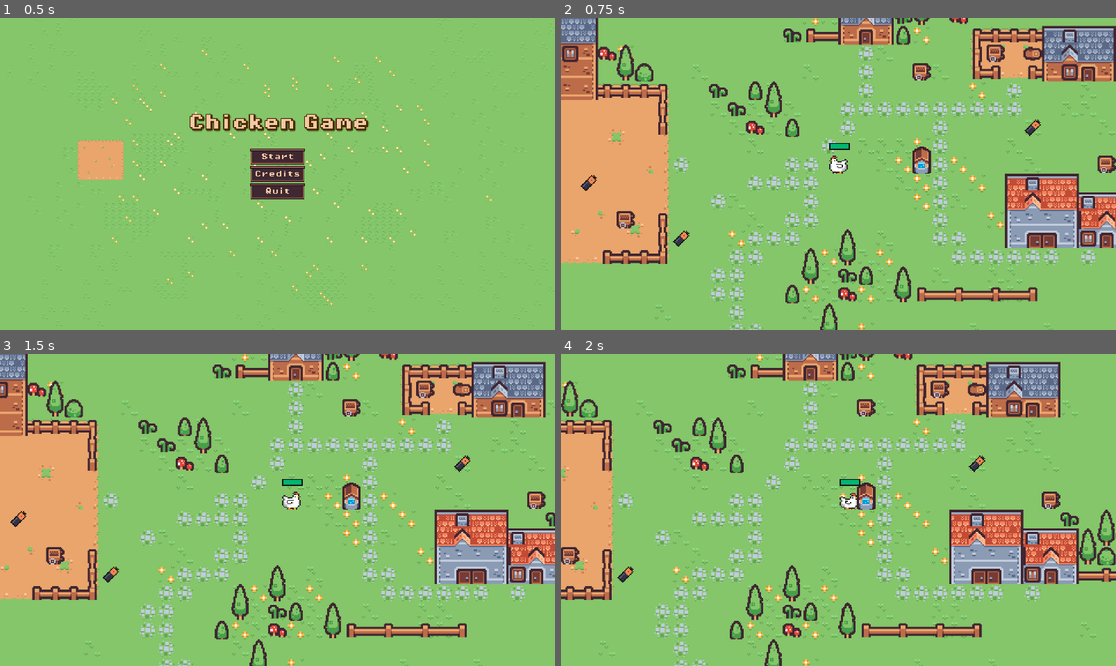
Above: before the commit, frames 1-4 (two rows, left to right).
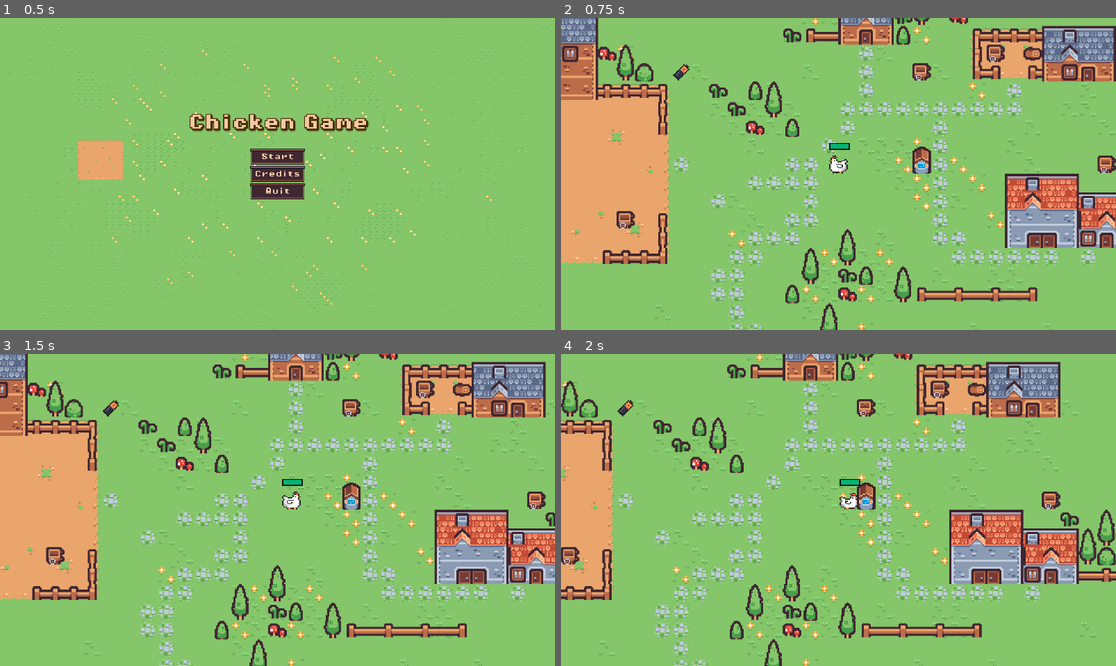
Above: after the commit, the same moments.

Repository: abeyahc/chicken-game
Game: Godot game, scene res://Scenes/menu.tscn
Same seed, same stepped clock (60 frames per second), same inputs: the game is played once before the commit and once after it.
Inputs:
- Up to frame 1 (0.5 s): no input
- Up to frame 2 (0.75 s): click "Credits" at 0.5 s
- Up to frame 3 (1.5 s): hold Right (move_right) from 1.28 s (still down)
- Up to frame 4 (2 s): keep holding Right (move_right)

Frame 1 is identical in both runs. In frame 2, 0.3% of the frame differs, in the area x 3-87%, y 14-74%; in frame 3, 0.3%; in frame 4, 0.2%.

Commit message:
Dead Menu

Diff:
--- a/chicken game/Scenes/death.gd
+++ b/chicken game/Scenes/death.gd
@@ -1,7 +1,22 @@
 extends Control
 
-func _ready():
-	visible = false
+@onready var game = $"../.."
+
+var player_health = 1
+var is_paused: bool = false
+
+func _ready() -> void:
+	is_paused = false
+	visible = is_paused
+
+func set_health(value):
+	player_health = value
+	if player_health <= 0:
+		is_paused = true
+		visible = is_paused
+
+func _unhandled_input(event: InputEvent) -> void:
+	pass  # We don't handle input directly here, as pause state is tied to player_health
 
 func _on_retry_pressed():
 	get_tree().change_scene_to_file("res://Scenes/game.tscn")
--- a/chicken game/Scenes/fox.tscn
+++ b/chicken game/Scenes/fox.tscn
@@ -234,7 +234,6 @@
 [node name="Guidance" type="Node2D" parent="."]
 
 [node name="NavigationAgent2D" type="NavigationAgent2D" parent="Guidance"]
-debug_enabled = true
 
 [node name="Update" type="Timer" parent="Guidance"]
 wait_time = 0.1
--- a/chicken game/Scenes/game.tscn
+++ b/chicken game/Scenes/game.tscn
@@ -1,12 +1,11 @@
-[gd_scene load_steps=18 format=3 uid="uid://ck083i0401a34"]
+[gd_scene load_steps=17 format=3 uid="uid://ck083i0401a34"]
 
 [ext_resource type="Script" path="res://Scripts/game.gd" id="1_ap0as"]
 [ext_resource type="Texture2D" uid="uid://b3qvmfgqjo21v" path="res://Assets/kenney_tiny-town/Tilemap/tilemap_packed.png" id="1_fgo44"]
 [ext_resource type="PackedScene" uid="uid://s7vn38e4oo1o" path="res://Scenes/pause_menu.tscn" id="2_hv1c6"]
 [ext_resource type="PackedScene" uid="uid://ikdluvf2mpq3" path="res://Scenes/player.tscn" id="2_q8hlc"]
 [ext_resource type="Script" path="res://Scripts/collisions.gd" id="3_wyegx"]
-[ext_resource type="PackedScene" uid="uid://cs2u4y8erat1" path="res://Scenes/fox.tscn" id="5_526s6"]
-[ext_resource type="PackedScene" uid="uid://b82dc703lp5sw" path="res://Scenes/death.tscn" id="6_ld37s"]
+[ext_resource type="PackedScene" uid="uid://bt4mbgtedmevt" path="res://Scenes/death.tscn" id="6_ld37s"]
 
 [sub_resource type="NavigationPolygon" id="NavigationPolygon_n8atu"]
 vertices = PackedVector2Array(-298, 193, -299, 193, -299, 192, -298, 191, -213, 176, -213, 177, -214, 177, -214, 175, 2 …(11466 unchanged characters)…
@@ -1136,9 +1135,6 @@
 process_callback = 0
 position_smoothing_enabled = true
 
-[node name="fox" parent="." instance=ExtResource("5_526s6")]
-position = Vector2(351, -76)
-
 [node name="CanvasLayer" type="CanvasLayer" parent="."]
 
 [node name="PauseMenu" parent="CanvasLayer" instance=ExtResource("2_hv1c6")]
@@ -1164,4 +1160,6 @@
 offset_top = 0.0
 offset_right = 0.0
 offset_bottom = 0.0
-scale = Vector2(3.37937, 3.40815)
+scale = Vector2(4.089, 4.089)
+size_flags_horizontal = 4
+size_flags_vertical = 4
--- a/chicken game/Scripts/Egg.gd
+++ b/chicken game/Scripts/Egg.gd
@@ -1,6 +1,7 @@
 extends Area2D
 
-
+var point = 1
 
 func _on_body_entered(body):
-	queue_free()
+	var game = get_parent()
+	game.add_score(point)
--- a/chicken game/Scripts/fox.gd
+++ b/chicken game/Scripts/fox.gd
@@ -87,9 +87,9 @@
 
 func idle():
 	wondering = true
-	nav_agent.target_position = Vector2(randi_range(-601, 601), randi_range(-601, 601))
+	nav_agent.target_position = Vector2(randi_range(-601, 601), randi_range(-475, 600))
 	while(nav_agent.is_target_reachable() != true):
-		nav_agent.target_position = Vector2(randi_range(-601, 601), randi_range(-601, 601))
+		nav_agent.target_position = Vector2(randi_range(-601, 601), randi_range(-475, 600))
 
 func idle_condition(delta):
 	animation.play("attack")
--- a/chicken game/Scripts/game.gd
+++ b/chicken game/Scripts/game.gd
@@ -4,11 +4,15 @@
 @onready var fox = $fox
 const fox_scene = preload("res://Scenes/fox.tscn")
 const egg_scene = preload("res://Scenes/Egg.tscn")
-@export var num_foxes = 2
+@export var num_foxes = 5
 @export var num_egg = 15
 @onready var collisions = $NavigationRegion2D/collisions
 var tile_coll_coordinates = []
 
+
+var high_score = 0
+var current_score = 0
+var previous_score = 0
 
 func _ready():
 	randomize()
@@ -37,7 +41,7 @@
 	var fox_instance = fox_scene.instantiate()
 
 	var over = false
-	var rand_fox_position = Vector2(randi_range(-601, 601), randi_range(-601, 601))
+	var rand_fox_position = Vector2(randi_range(-601, 601), randi_range(-475, 600))
 	var tile_below = collisions.local_to_map(rand_fox_position)
 	var world_tile_below = collisions.map_to_local(tile_below)
 
@@ -60,7 +64,7 @@
 	var egg_instance = egg_scene.instantiate()
 
 	var over = false
-	var rand_fox_position = Vector2(randi_range(-601, 601), randi_range(-601, 601))
+	var rand_fox_position = Vector2(randi_range(-601, 601), randi_range(-475, 600))
 	var tile_below = collisions.local_to_map(rand_fox_position)
 	var world_tile_below = collisions.map_to_local(tile_below)
 
@@ -74,3 +78,7 @@
 	else:
 		egg_instance.global_position = world_tile_below
 		add_child(egg_instance)
+
+func add_score(points):
+	current_score += points
+	print(current_score)
--- a/chicken game/Scripts/pause_menu.gd
+++ b/chicken game/Scripts/pause_menu.gd
@@ -1,11 +1,11 @@
 extends Control
-@onready var game = $"../../.."
+@onready var game = $"../.."
 
 var is_paused:bool = false:
 	set(value):
 		is_paused = value
+		visible = is_paused
 		get_tree().paused = is_paused
-		visible = is_paused
 
 func _ready() -> void:
 	is_paused = false
--- a/chicken game/Scripts/player.gd
+++ b/chicken game/Scripts/player.gd
@@ -7,6 +7,7 @@
 @onready var animated_sprite = $AnimatedSprite2D
 @onready var healthbar = $Healthbar
 @onready var hurtbox = $hurtbox
+@onready var death = $"../CanvasLayer/Death"
 
 var input = Vector2.ZERO
 var health = 100
@@ -45,7 +46,7 @@
 		health -= 1
 	#this is for testing pruposes, change to game over scene
 	if health <= 0:
-		health = 6
+		_die()
 	else:
 		_set_health(health)
 
@@ -74,7 +75,7 @@
 	healthbar.health = health
 
 func _die():
-	get_tree().change_scene_to_file("res://Scenes/death.tscn")
+		death.set_health(health)  # Pass the health value to the death scene
 
 func _on_hurtbox_body_entered(body):
 	attacked = true
Not shown: 1 places in chicken game/Scenes/Egg.tscn that only renumber resources
Not shown: 1 places in chicken game/Scenes/death.tscn that only renumber resources
Not shown: 1 places in chicken game/Scenes/menu.tscn that only renumber resources
Not shown: 1 places in chicken game/Scenes/pause_menu.tscn that only renumber resources
